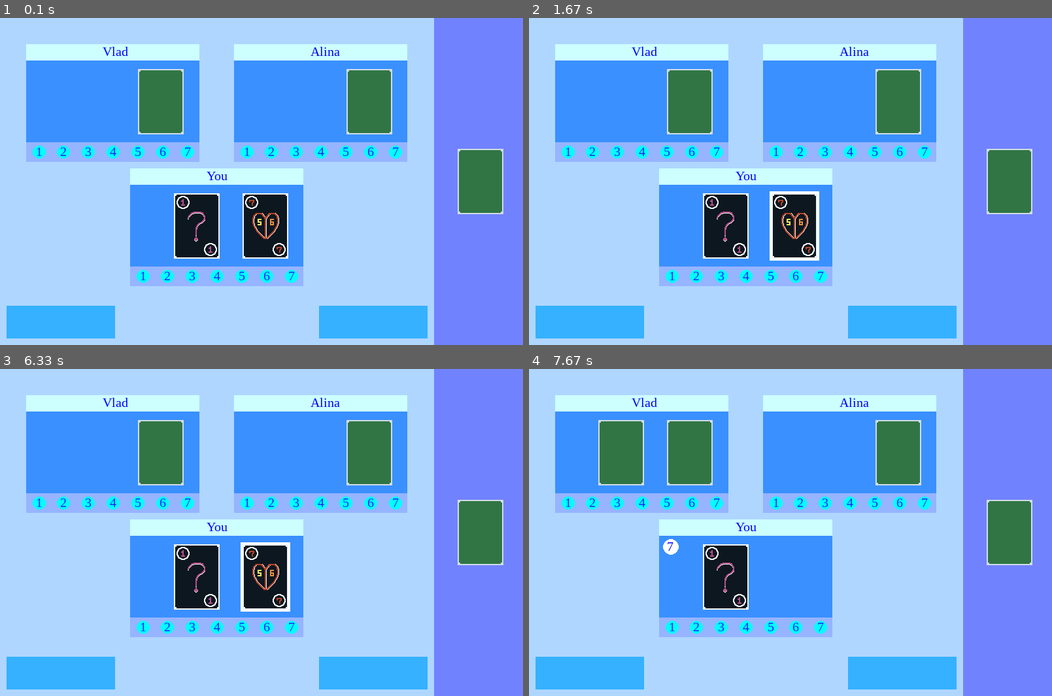
Above: before the commit, frames 1-4 (two rows, left to right).
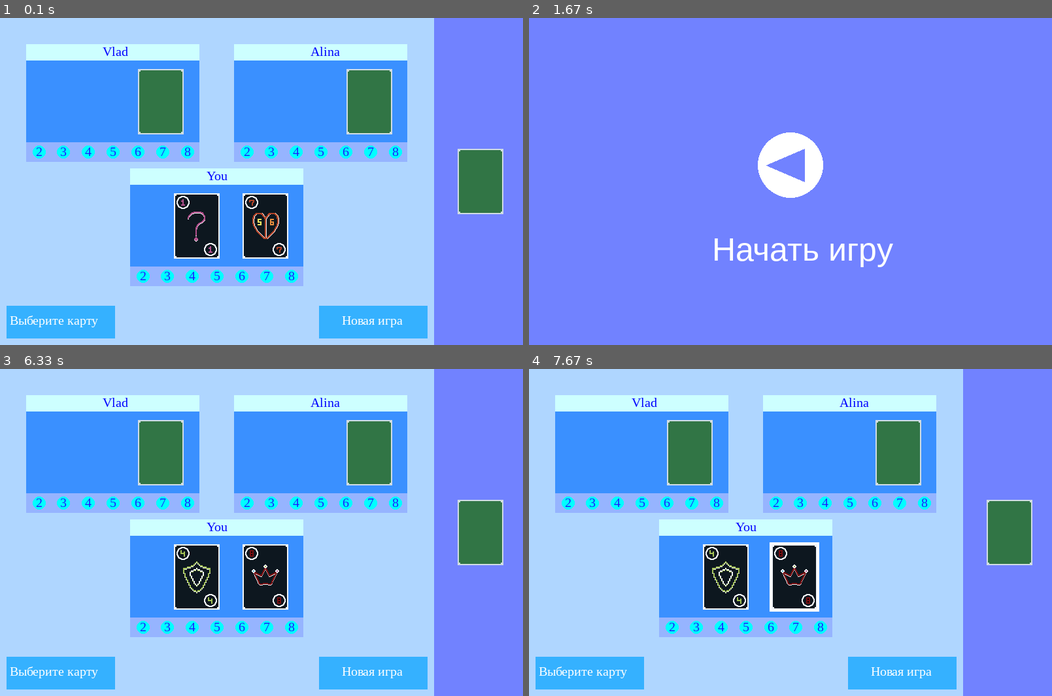
Above: after the commit, the same moments.

Repository: VWait/YandexProjectPygame
Game: pygame game, started from main.py
Same seed, same stepped clock (60 frames per second), same inputs: the game is played once before the commit and once after it.
Inputs (mouse positions are in pixels of both pictures, inside the frame that each line leads up to):
- Up to frame 1 (0.1 s): no input
- Up to frame 2 (1.67 s): click (769, 194) at 0.38 s; click (900, 322) at 0.72 s, where only the run after the commit has a clickable "Новая игра"
- Up to frame 3 (6.33 s): click (282, 519) at 6.05 s
- Up to frame 4 (7.67 s): click (795, 578) at 6.38 s, where only the run after the commit has a clickable "Начать игру"

The runs differ from the first frame. In frame 1, 0.7% of the frame differs, in the area x 1-77%, y 39-95%; in frame 2, 85%, in the area x 0-97%, y 0-100%; in frame 3, 1.3%; in frame 4, 4.7%.

Commit message:
Почти готовый вариант игры

Diff:
--- a/blocks.py
+++ b/blocks.py
@@ -7,23 +7,25 @@
 
 class Block:
     def __init__(self, pos0, props, parent):
+        self.hint = {'start': 'Начало игры', 'choice_card': 'Выберите карту',
+                     'end': 'Конец игры', 'choice_player': 'Выберите игрока',
+                     'next_turn': 'Ходит соперник', 'choice_number': 'Выберите цифру'}
+        self.hint_step = 'start'
+        self.font = pygame.font.SysFont('cambria', 20)
         self.size = tuple(map(lambda x, y: x * y, parent.size, props))
         self.pos0 = pos0
         self.color = (175, 214, 255)
         self.blip_color = (53, 177, 255)
-
-        self.help_size = self.size[0] * 0.25, self.size[1] * 0.1
-        self.help_pos0 = self.pos0[0] + 10, self.size[1] - self.help_size[1] - 10
-        self.start_size = self.help_size
-        self.start_pos0 = self.size[0] - self.help_size[0] - 10, self.help_pos0[1]
+        self.radius = 10
 
     def render(self, screen):
         pygame.draw.rect(screen, self.color, self.pos0 + self.size)
-#        pygame.draw.rect(screen, self.blip_color, self.help_pos0 + self.help_size)
-#        pygame.draw.rect(screen, self.blip_color, self.start_pos0 + self.start_size)
 
     def get_pos0_by_prop(self, props, size_child):
         return tuple(map(lambda val, p, s: val * p - s / 2, self.size, props, size_child))
+
+    def begin(self, screen):
+        pass
 
 
 class Window:
@@ -35,6 +37,12 @@
 class Board(Block):
     def __init__(self, pos0, props, parent):
         super().__init__(pos0, props, parent)
+        self.help_size = self.size[0] * 0.25, self.size[1] * 0.1
+        self.help_pos0 = self.pos0[0] + 10, self.size[1] - self.help_size[1] - 10
+        self.start_size = self.help_size
+        self.start_pos0 = self.size[0] - self.help_size[0] - 10, self.help_pos0[1]
+        self.color_letter = (255, 255, 255)
+
         distance_border = 40
         hand_size = self.size[0] * 0.4, self.size[1] * 0.3
         point1 = self.pos0[0] + distance_border, self.pos0[1] + distance_border
@@ -47,6 +55,10 @@
         super(Board, self).render(screen)
         pygame.draw.rect(screen, self.blip_color, self.help_pos0 + self.help_size)
         pygame.draw.rect(screen, self.blip_color, self.start_pos0 + self.start_size)
+        text_start = self.font.render('Новая игра', True, self.color_letter)
+        screen.blit(text_start, (self.start_pos0[0] + 35, self.start_pos0[1] + 11))
+        text_help = self.font.render(self.hint[self.hint_step], True, self.color_letter)
+        screen.blit(text_help, (self.help_pos0[0] + 5, self.help_pos0[1] + 11))
 
     def get_hand_by_number(self, slot):
         return PlayerHand(self.slots_points[slot], self)
@@ -60,9 +72,7 @@
         self.clicked = 0
         self.color_name = (205, 255, 255)
         self.rect_name = self.size[0], self.size[1] / 6
-        self.font = pygame.font.SysFont('cambria', 20)
         self.circles = []
-        self.radius = 10
         self.now_circle = (0, 0)
 
     def get_pos0_card(self, n):
@@ -100,7 +110,7 @@
         for i in range(7):
             self.circles.append((rect[2] / 7 * i + rect[0] + self.radius * 2, self.rect[3] + self.rect[1] + rect[3] / 2))
             pygame.draw.circle(screen, (0, 255, 255), self.circles[i], self.radius, 0)
-            text = self.font.render(str(i + 1), True, (30, 30, 255))
+            text = self.font.render(str(i + 2), True, (30, 30, 255))
             screen.blit(text, (self.circles[i][0] - 5, self.circles[i][1] - 12))
 
     def contour_circle(self, xy, screen):
--- a/cards.py
+++ b/cards.py
@@ -77,8 +77,9 @@
         self.next_stage = 'choice_player'
 
     def effect(self, player, card, target, number):
-        if type(target) == Bot:
-            target.cards[0].reverse_self()
+        if player != target:
+            if type(target) == Bot:
+                target.cards[0].reverse_self()
 
 
 class Card3(Card):
@@ -108,9 +109,10 @@
         self.next_stage = 'choice_player'
 
     def effect(self, player, card, target, number):
-        target.cards[0].kill()
-        target.cards[0] = None
-        self.parent.game.give_card(target)
+        if player != target:
+            target.cards[0].kill()
+            target.cards[0] = None
+            self.parent.game.give_card(target)
 
 
 class Card6(Card):
--- a/main.py
+++ b/main.py
@@ -27,6 +27,9 @@
         self.sgs = stages.Stages(self)
         self.stage = 'start'
         self.protected_players = []
+        self.label = 'Начать игру'
+        self.font = pygame.font.SysFont('arial', 50)
+        self.color = (113, 130, 255)
 
         """init elements"""
         self.init_players()
@@ -40,10 +43,20 @@
             for event in pygame.event.get():
                 if event.type == pygame.QUIT:
                     self.running = False
+                if event.type == pygame.MOUSEBUTTONDOWN:
+                    self.players[0].click_blip(event.pos)
+                    self.players[0].click_begin(event.pos)
                 self.sgs.execute_stage_by_name(self.stage, event)
-            self.screen.fill(pygame.Color((113, 130, 255)))
+                self.board.hint_step = self.stage
+            self.screen.fill(pygame.Color(self.color))
+            pygame.draw.circle(self.screen, (255, 255, 255),
+                               (self.size[0] / 2, self.size[1] * 0.45), self.board.radius * 5)
+            pygame.draw.polygon(self.screen, self.color, [[self.size[0] / 1.9, self.size[1] / 2.5],
+                                [self.size[0] / 2.2, self.size[1] * 0.45],
+                                [self.size[0] / 1.9, self.size[1] / 2]])
+            text = self.font.render(self.label, True, (255, 255, 255))
+            self.screen.blit(text, (self.size[0] * 0.35, self.size[1] * 0.65))
             self.render()
-            self.all_sprites.draw(self.screen)
             pygame.display.flip()
         pygame.quit()
 
@@ -60,8 +73,11 @@
         self.players = ps
 
     def render(self):
+        if self.stage == 'end':
+            return
         self.board.render(self.screen)
         [p.render(self.screen) for p in self.players]
+        self.all_sprites.draw(self.screen)
 
     def give_card(self, p):
         card = self.deck.get_and_pop_card()
@@ -82,6 +98,9 @@
         if self.start_player_id == self.count_players:
             self.start_player_id -= 1
 
+    def repeat(self):
+        self.__init__()
+
 
 game = Game()
 game.game_cycle()
--- a/player.py
+++ b/player.py
@@ -35,6 +35,17 @@
             if card:
                 if card.rect.collidepoint(pos):
                     card.click()
+
+    def click_begin(self, pos):
+        if math.sqrt((self.game.size[0] / 2 - pos[0]) ** 2 +\
+                     (self.game.size[1] * 0.45 - pos[1]) ** 2) <= self.hand.radius * 5:
+            self.game.repeat()
+
+    def click_blip(self, pos):
+        x, y = int(self.board.start_pos0[0]), int(self.board.start_pos0[1])
+        if pos[0] in range(x, x + int(self.board.start_size[0] + 1)) and \
+                pos[1] in range(y, y + int(self.board.start_size[1] + 1)):
+            self.game.stage = 'end'
 
     def click_hand(self, pos):
         if self.hand.rect.collidepoint(pos) and self not in self.game.protected_players:
--- a/stages.py
+++ b/stages.py
@@ -42,7 +42,12 @@
             self.game.stage = 'end'
 
     def end_game(self, event):
-        pass
+        if len(self.game.players) == 1 and self.game.players[0] == 'user.You.0':
+            self.game.label = 'Вы выиграли'
+        elif len(self.game.players) == 2 and 'user.You.0' not in self.game.players:
+            self.game.label = 'Вы проиграли'
+        else:
+            self.game.label = 'Начать игру'
 
     def execute_stage_by_name(self, name, event):
         self.names_stages[name](event)
